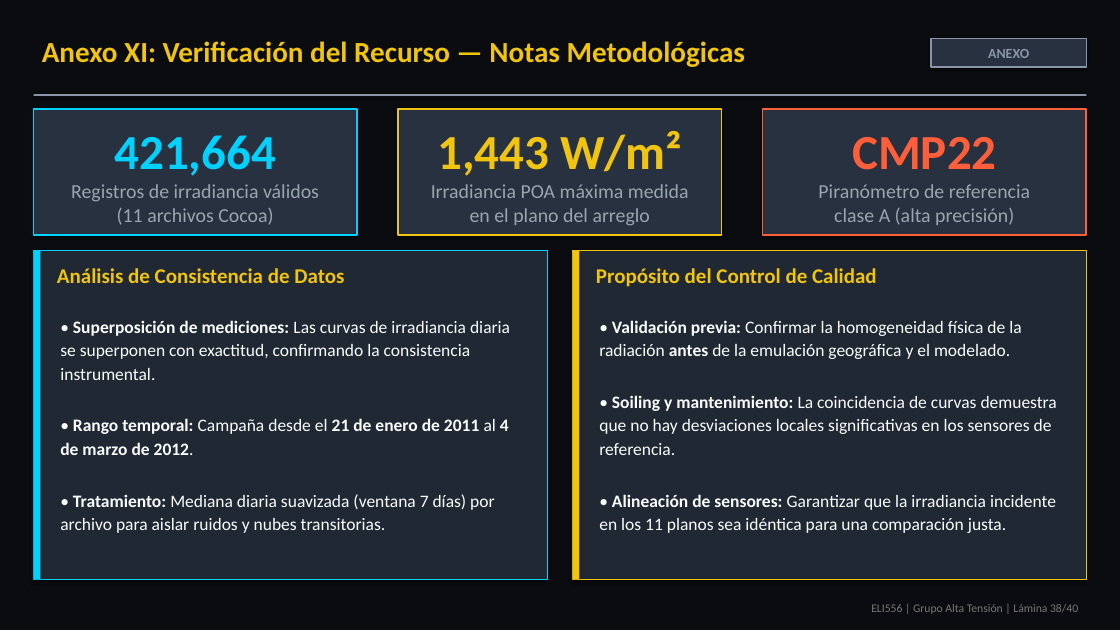
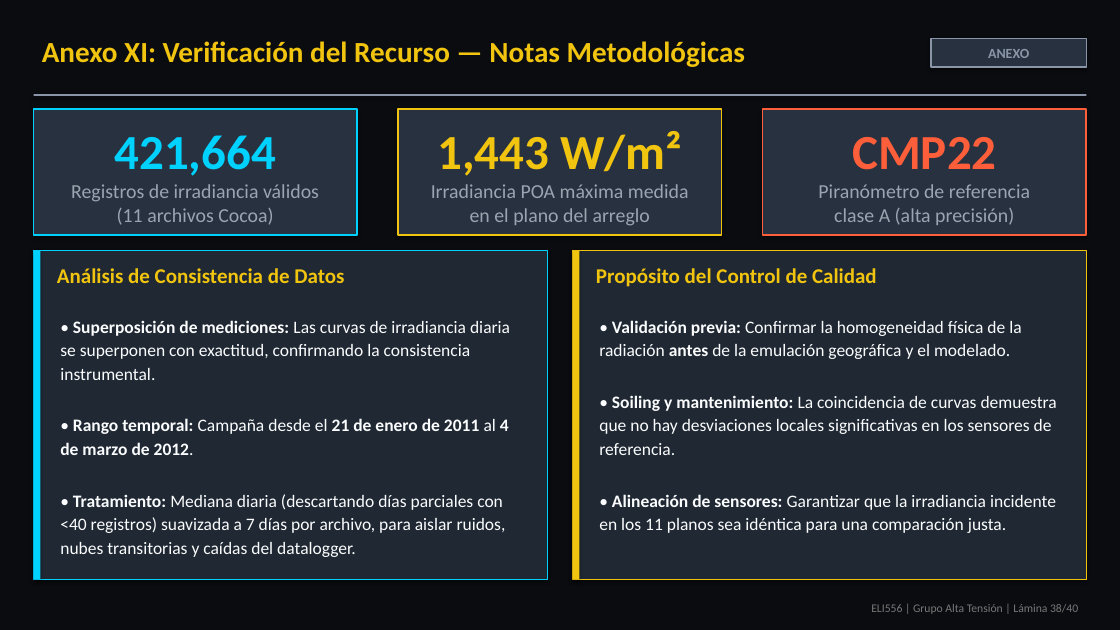
Before and after one commit to theChosen16/t2-paneles, a slide deck: slide 38 of output/Presentacion_Final_ELI556_Atacama_POA_Tarea2_revisado.pptx. Drawn at 1120x630 pixels with LibreOffice and Linux fonts; fonts in the diff are those of the drawing. Boxes give left, top, right and bottom in pixels: in the first picture for what was removed or moved away, otherwise in the second. Text is boxed around its words. In the diff, an @@ line names an element or a change of style, - is before the commit and + after.

```diff
--- a/output/Presentacion_Final_ELI556_Atacama_POA_Tarea2_revisado.pptx
+++ b/output/Presentacion_Final_ELI556_Atacama_POA_Tarea2_revisado.pptx
@@ text at (60, 494, 506, 557): text changed @@
-• Tratamiento: Mediana diaria suavizada (ventana 7 días) por archivo para aislar ruidos y nubes transitorias.
+• Tratamiento: Mediana diaria (descartando días parciales con <40 registros) suavizada a 7 días por archivo, para aislar ruidos, nubes transitorias y caídas del datalogger.
```
Also in this commit, not shown: 6 other slides changed, 5 other files.
